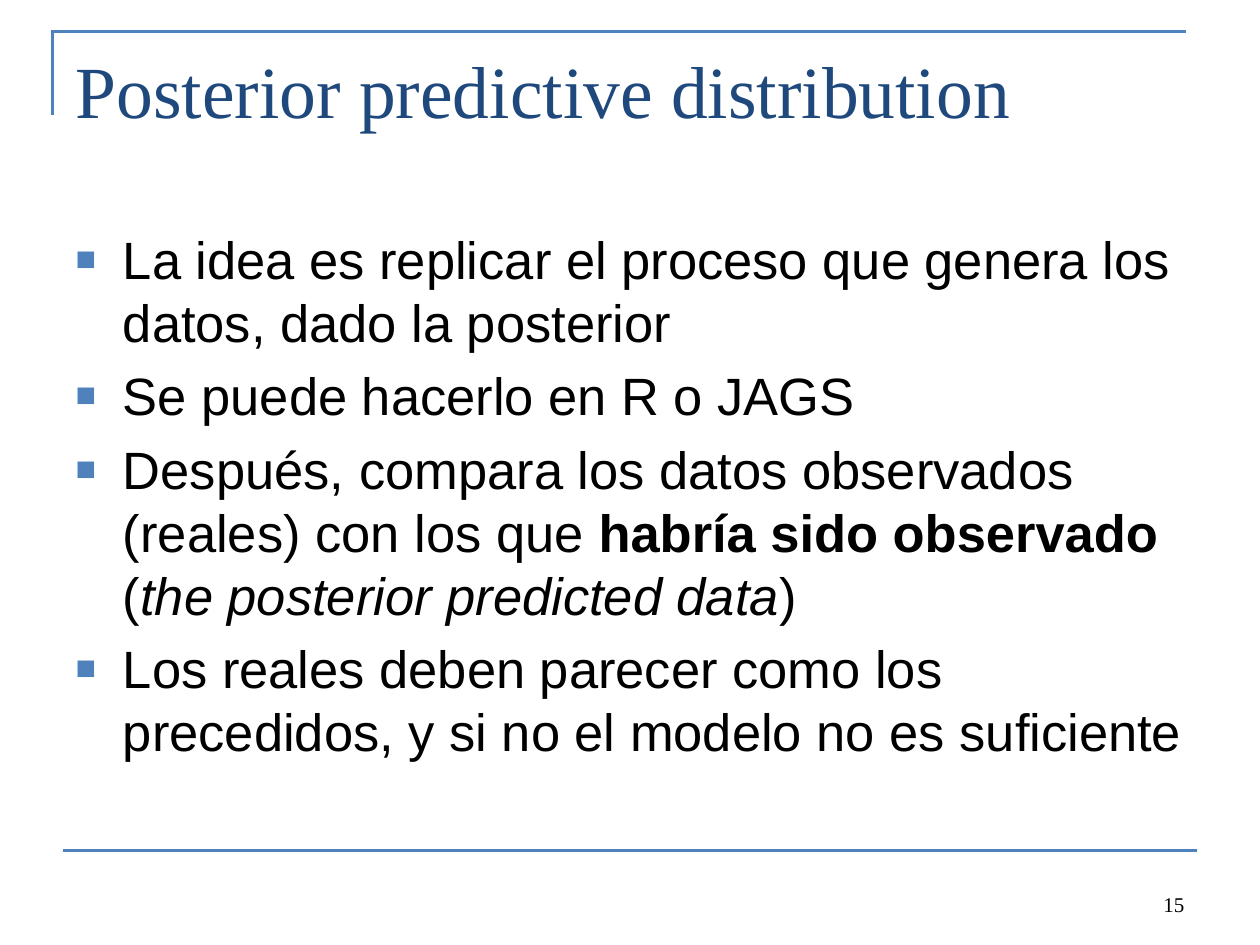
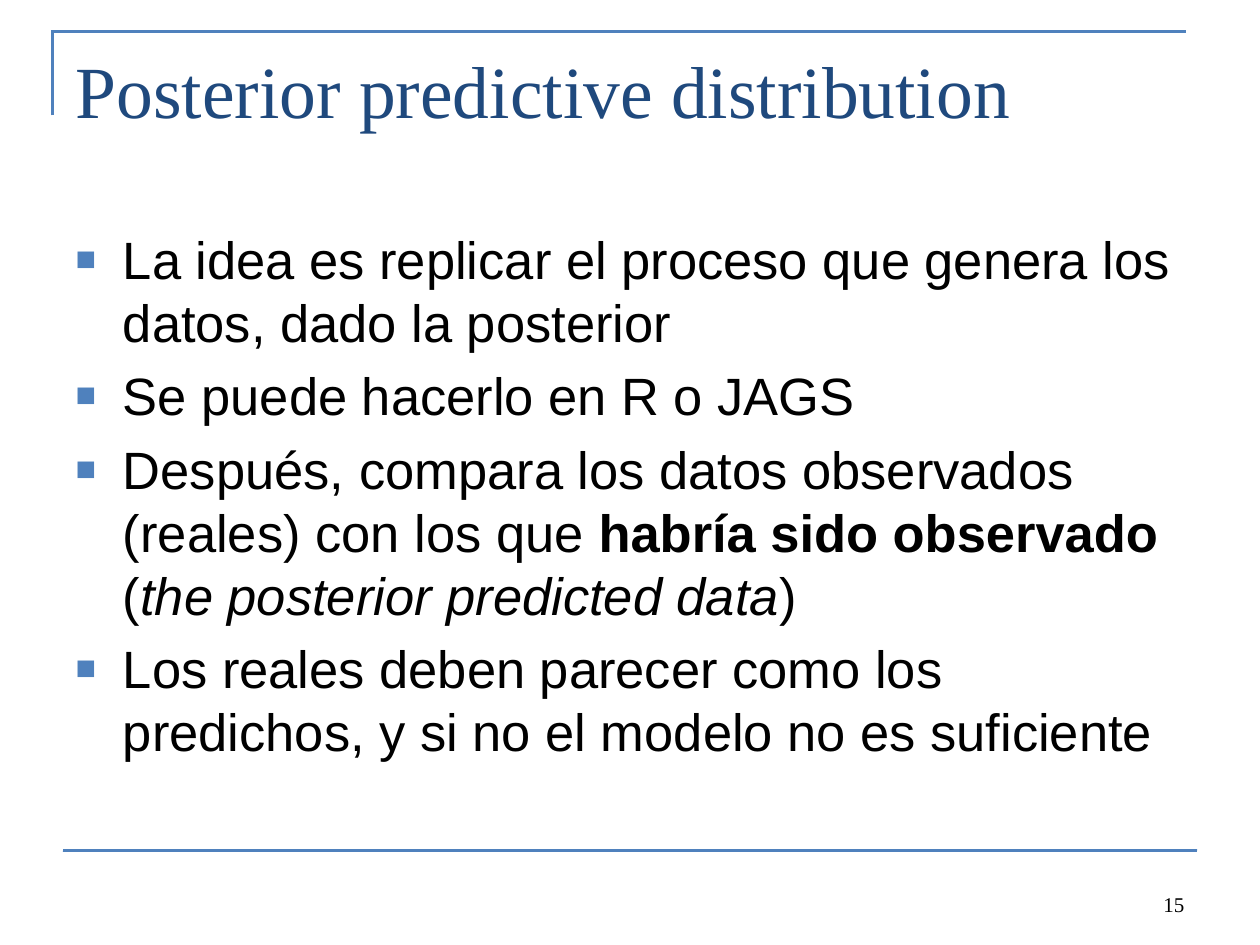
Before and after one commit to colemonnahan/bayes_workshop, a slide deck: slide 15 of dia3/lecture3_modeling.pptx. Drawn at 1260x945 pixels with LibreOffice and Linux fonts; fonts in the diff are those of the drawing. Boxes give left, top, right and bottom in pixels: in the first picture for what was removed or moved away, otherwise in the second. Text is boxed around its words. In the diff, an @@ line names an element or a change of style, - is before the commit and + after.

```diff
--- a/dia3/lecture3_modeling.pptx
+++ b/dia3/lecture3_modeling.pptx
@@ text at (123,650,1152,762): text changed @@
-■ Los reales deben parecer como los precedidos, y si no el modelo no es suficiente
+■ Los reales deben parecer como los predichos, y si no el modelo no es suficiente
```
Also in this commit, not shown: 4 other slides changed, 7 other files.
